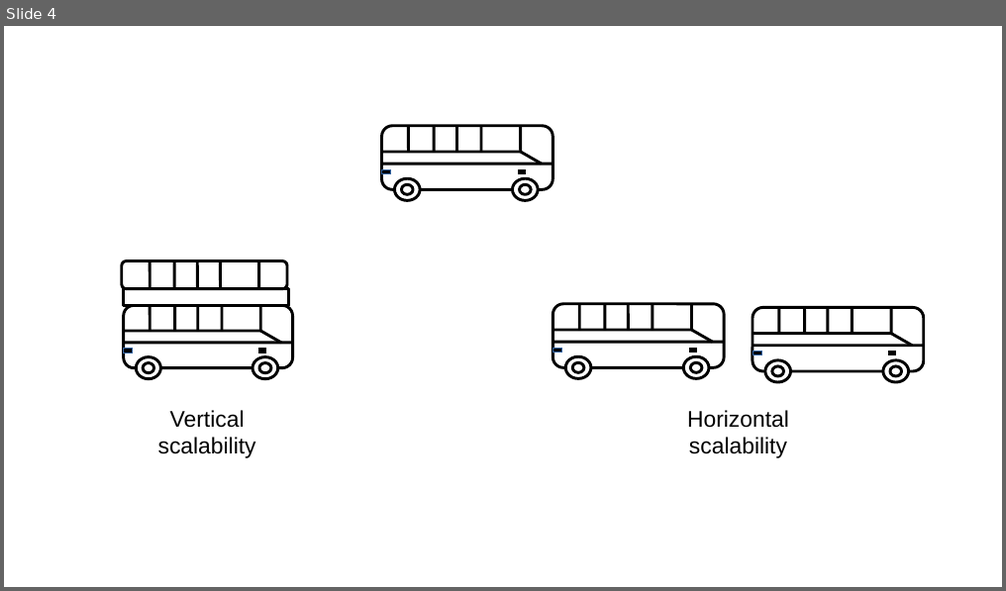
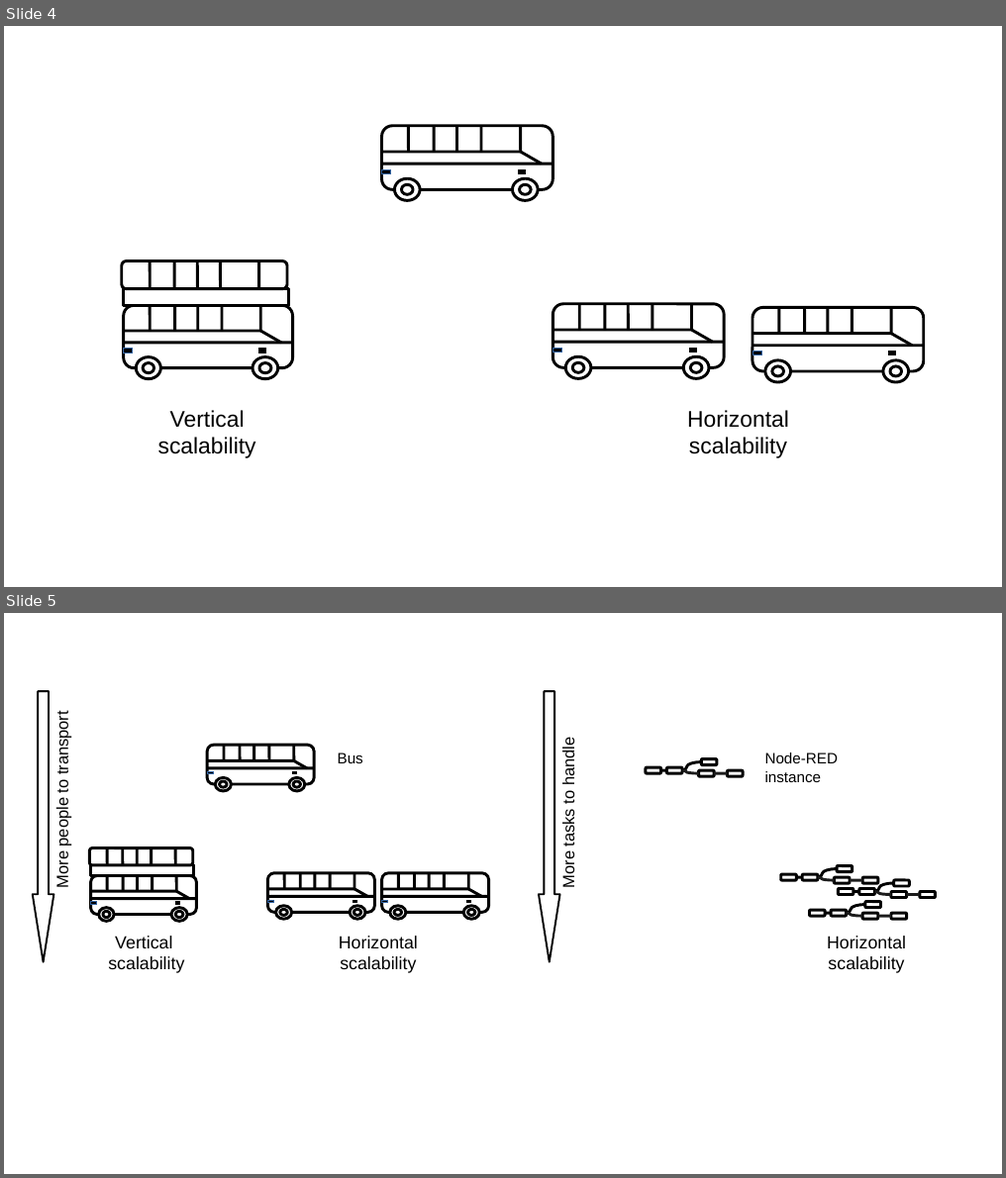
Before and after one commit to ApiValley/ApiFlows-Docs, a slide deck: presentation/Documentation_images_source.odp. Shown one above the other, each under a label of ours: slide 4 before the commit, slides 4 and 5 after it. The pictures are 1006x591 and 1006x1178 pixels, drawn with LibreOffice and Linux fonts; fonts in the diff are those of the drawing. Boxes give left, top, right and bottom in pixels: in the first picture for what was removed or moved away, otherwise in the second. Text is boxed around its words. In the diff, an @@ line names an element or a change of style, - is before the commit and + after.

```diff
--- a/presentation/Documentation_images_source.odp
+++ b/presentation/Documentation_images_source.odp
@@ slide 5 added at (4,613,1002,1174), background #FFFFFF @@
@@ down arrow added at (32,692,54,962), fill #FFFFFF, outline #000000 1.5 pt @@
@@ down arrow added at (540,692,561,962), fill #FFFFFF, outline #000000 1.5 pt @@
@@ text added at (54,717,71,887), 13 pt, text #000000 @@
+More people to transport
@@ text added at (338,753,363,763), 12 pt, text #000000 @@
+Bus
@@ text added at (559,742,577,887), 13 pt, text #000000 @@
+More tasks to handle
@@ text added at (765,753,839,782), 12 pt, text #000000 @@
+Node-RED
+instance
@@ group added at (207,746,315,791): 8 lines, 4 ellipses, 2 rectangles, 1 rounded rectangle @@
@@ group added at (647,759,743,777): 5 rounded rectangles, 2 lines, 2 curved lines @@
@@ group added at (90,849,197,922): 13 lines, 4 ellipses, 3 rectangles, 2 rounded rectangles @@
@@ group added at (267,873,374,920): 8 lines, 4 ellipses, 2 rectangles, 1 rounded rectangle @@
@@ group added at (781,866,879,883): 5 rounded rectangles, 2 lines, 2 curved lines @@
@@ group added at (838,880,935,898): 5 rounded rectangles, 2 lines, 2 curved lines @@
@@ text added at (108,936,184,973), 14 pt, text #000000 @@
+Vertical
+scalability
@@ text added at (339,936,418,973), 14 pt, text #000000 @@
+Horizontal scalability
@@ group added at (381,873,489,920): 8 lines, 4 ellipses, 2 rectangles, 1 rounded rectangle @@
@@ text added at (827,936,906,973), 14 pt, text #000000 @@
+Horizontal scalability
@@ group added at (810,902,907,920): 5 rounded rectangles, 2 lines, 2 curved lines @@
```
Also in this commit, not shown: 5 other slides added, 1 slide removed, 1 other file.
